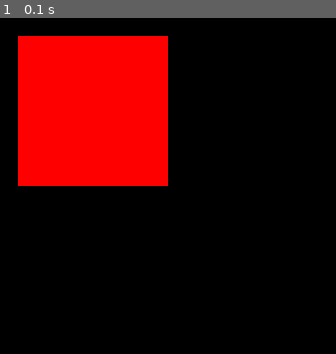
Above: before the commit, frame 1.
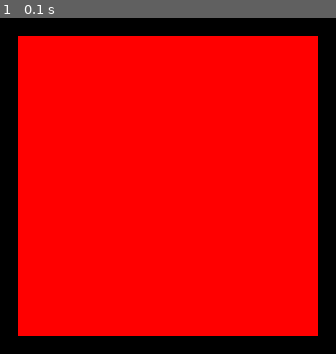
Above: after the commit, the same moment.

Repository: ARUN-R-DAS/python-basics
Game: pygame game, started from Pygame/OOPbox/main.py
Two runs of this game, one before a commit and one after it. Both use one fixed random seed, a clock stepped at 60 frames per second and the inputs below.
Inputs:
- Up to frame 1 (0.1 s): no input

The runs differ from the first frame. In frame 1, 60% of the frame differs, in the area x 5-95%, y 5-95%.

Commit message:
2 corner coords only to create box

Diff:
--- a/Pygame/OOPbox/main.py
+++ b/Pygame/OOPbox/main.py
@@ -1,41 +1,52 @@
 import pygame
-class Rect:
-    def __init__(self, x, y, width, height, color):
-        self.rect = pygame.Rect(x, y, width, height)
+#-----------------------------------------------------------------------------------
+class Box:
+    def __init__(self, color, screen, corner1 = (100,100), corner2 = (150,150)):
+        # create rectangle obj using 2 coordinates (topLeft & bottom_right)
         self.color = color
-    def draw(self, screen):
-        pygame.draw.rect(screen, self.color, self.rect)
+        self.screen = screen
 
+        self.corner1 = corner1
+        self.corner2 = corner2
+        # find x, y, width, height from coordinates
+        x = corner1[0]
+        y = corner1[1]
+        width = corner2[0] - corner1[0]
+        height = corner2[1] - corner1[1]
+        #create pygame.Rect object
+        self.box = pygame.Rect(x, y, width, height)
+
+    def draw(self):
+        pygame.draw.rect(self.screen, self.color, self.box)
+#-----------------------------------------------------------------------------------
 class Game:
     def __init__(self):
         pygame.init()
 
         self.WIDTH = 800
         self.HEIGHT = 600
+        self.screen = pygame.display.set_mode((self.WIDTH, self.HEIGHT))
+        self.running = True
+        self.clock = pygame.time.Clock()
 
-        self.screen = pygame.display.set_mode((self.WIDTH, self.HEIGHT))
-        pygame.display.set_caption('Practice_class_box')
+        pygame.display.set_caption('Practice OOP principles')
 
-        self.clock = pygame.time.Clock()
-        self.running = True
+        self.b1 = Box('red', self.screen, (100,100), (200,200))
 
-        self.R1 = Rect(100, 100, 50, 50, 'red')
-
-    def event_handling(self):
+    def handle_events(self):
         for event in pygame.event.get():
             if event.type == pygame.QUIT:
                 self.running = False
 
     def run(self):
         while self.running:
-            self.event_handling()
+            self.handle_events()
 
             self.screen.fill('black')
-            self.R1.draw(self.screen)
+            self.b1.draw()
 
             pygame.display.flip()
             self.clock.tick(60)
-
         pygame.quit()
 
 game = Game()
